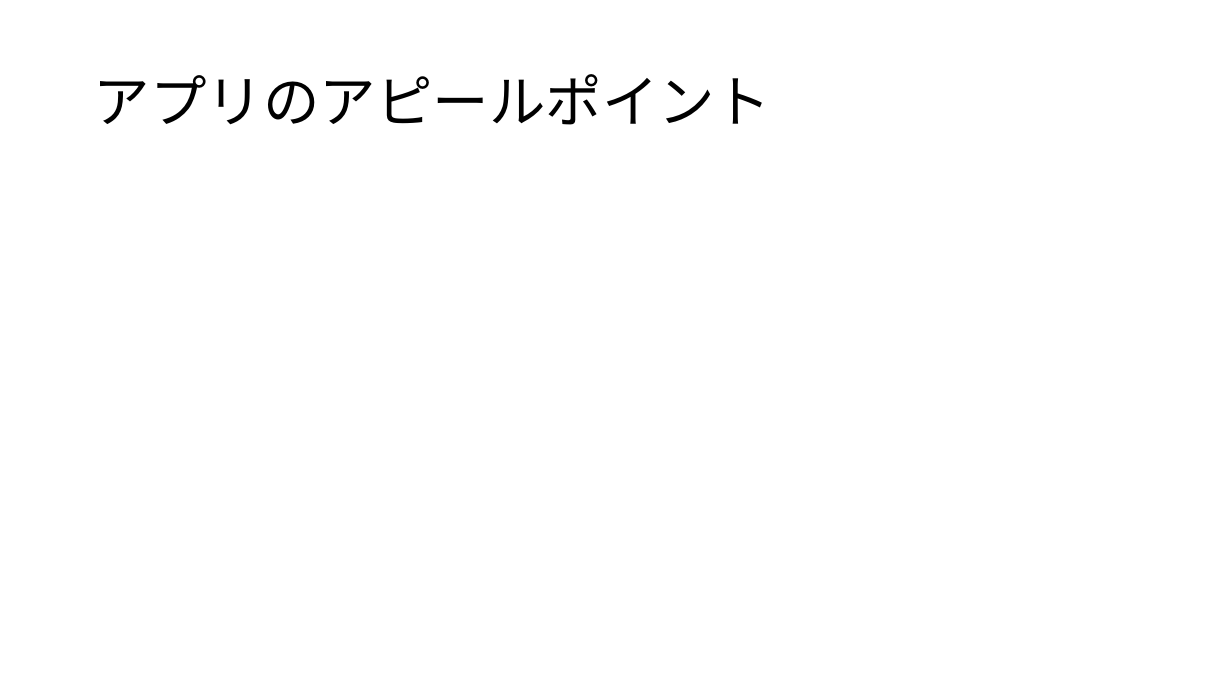
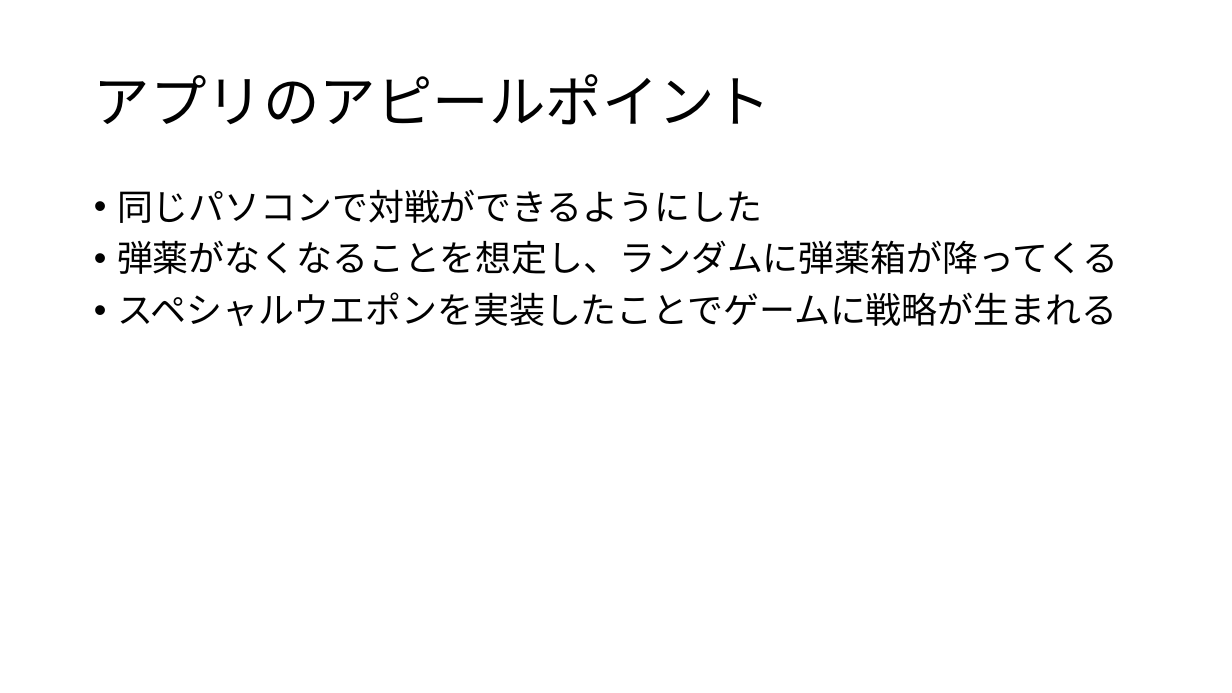
Before and after one commit to CGInteractive2018/CG_Interactive, a slide deck: slide 7 of Unityによるゲーム開発.pptx. Drawn at 1232x693 pixels with LibreOffice and Linux fonts; fonts in the diff are those of the drawing. Boxes give left, top, right and bottom in pixels: in the first picture for what was removed or moved away, otherwise in the second. Text is boxed around its words. In the diff, an @@ line names an element or a change of style, - is before the commit and + after.

```diff
--- a/Unityによるゲーム開発.pptx
+++ b/Unityによるゲーム開発.pptx
@@ text added at (x1=117, y1=189, x2=1118, y2=326), 28 pt, text #000000 @@
+• 同じパソコンで対戦ができるようにした
+• 弾薬がなくなることを想定し、ランダムに弾薬箱が降ってくる
+• スペシャルウエポンを実装したことでゲームに戦略が生まれる
```
Also in this commit, not shown: 2 other slides changed.
